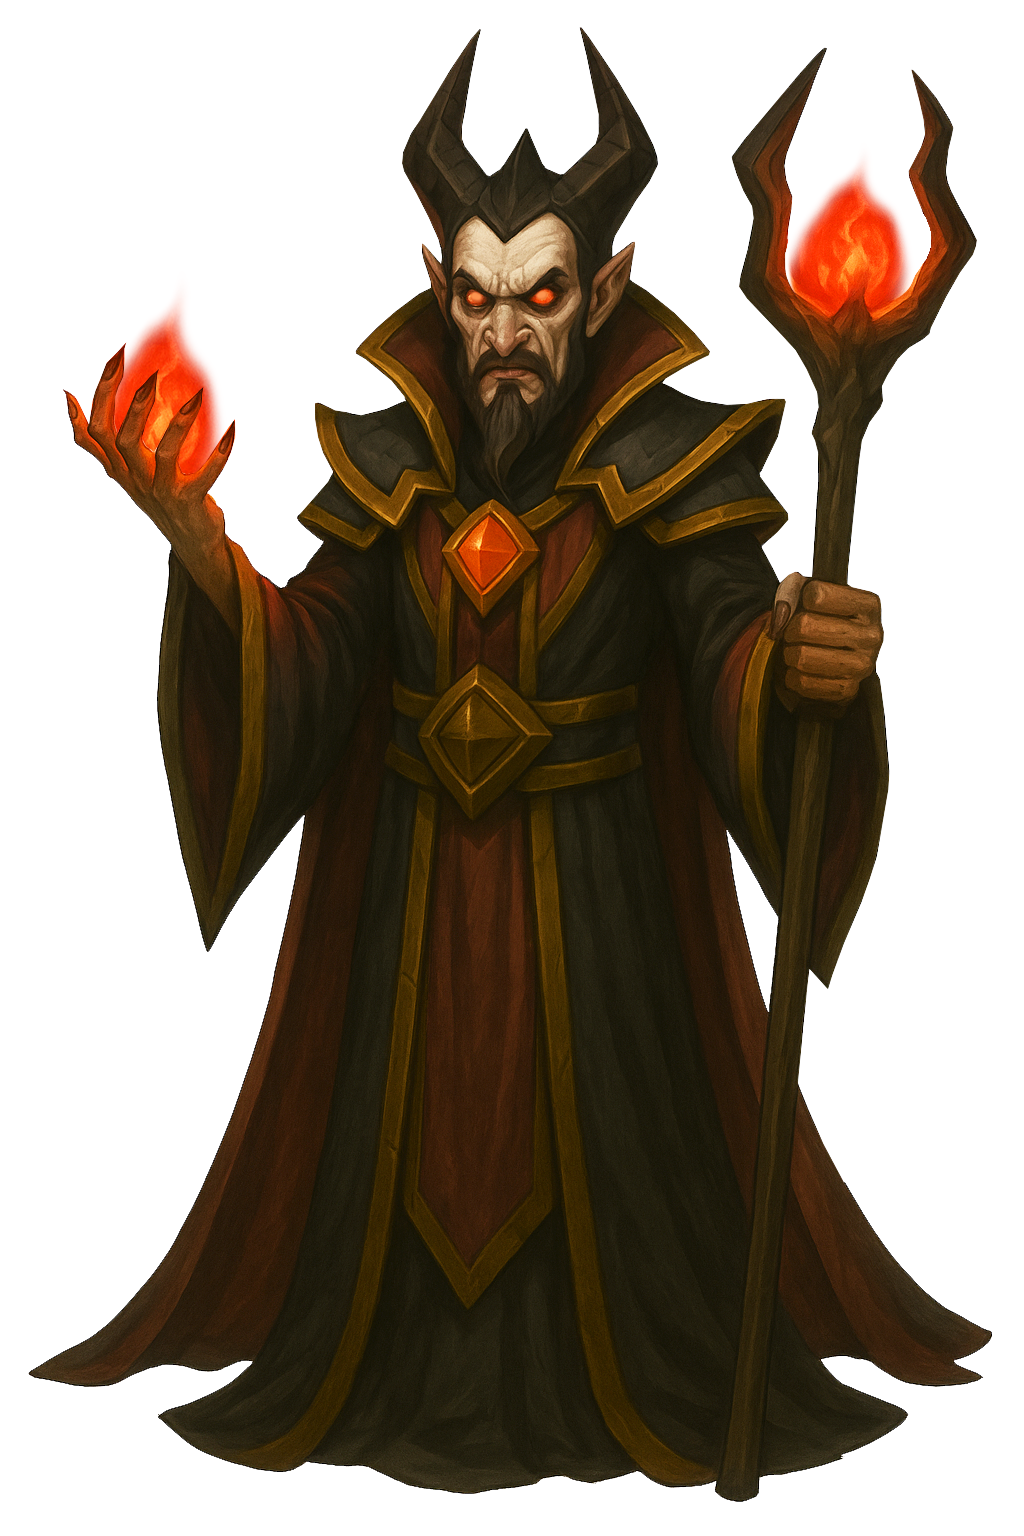
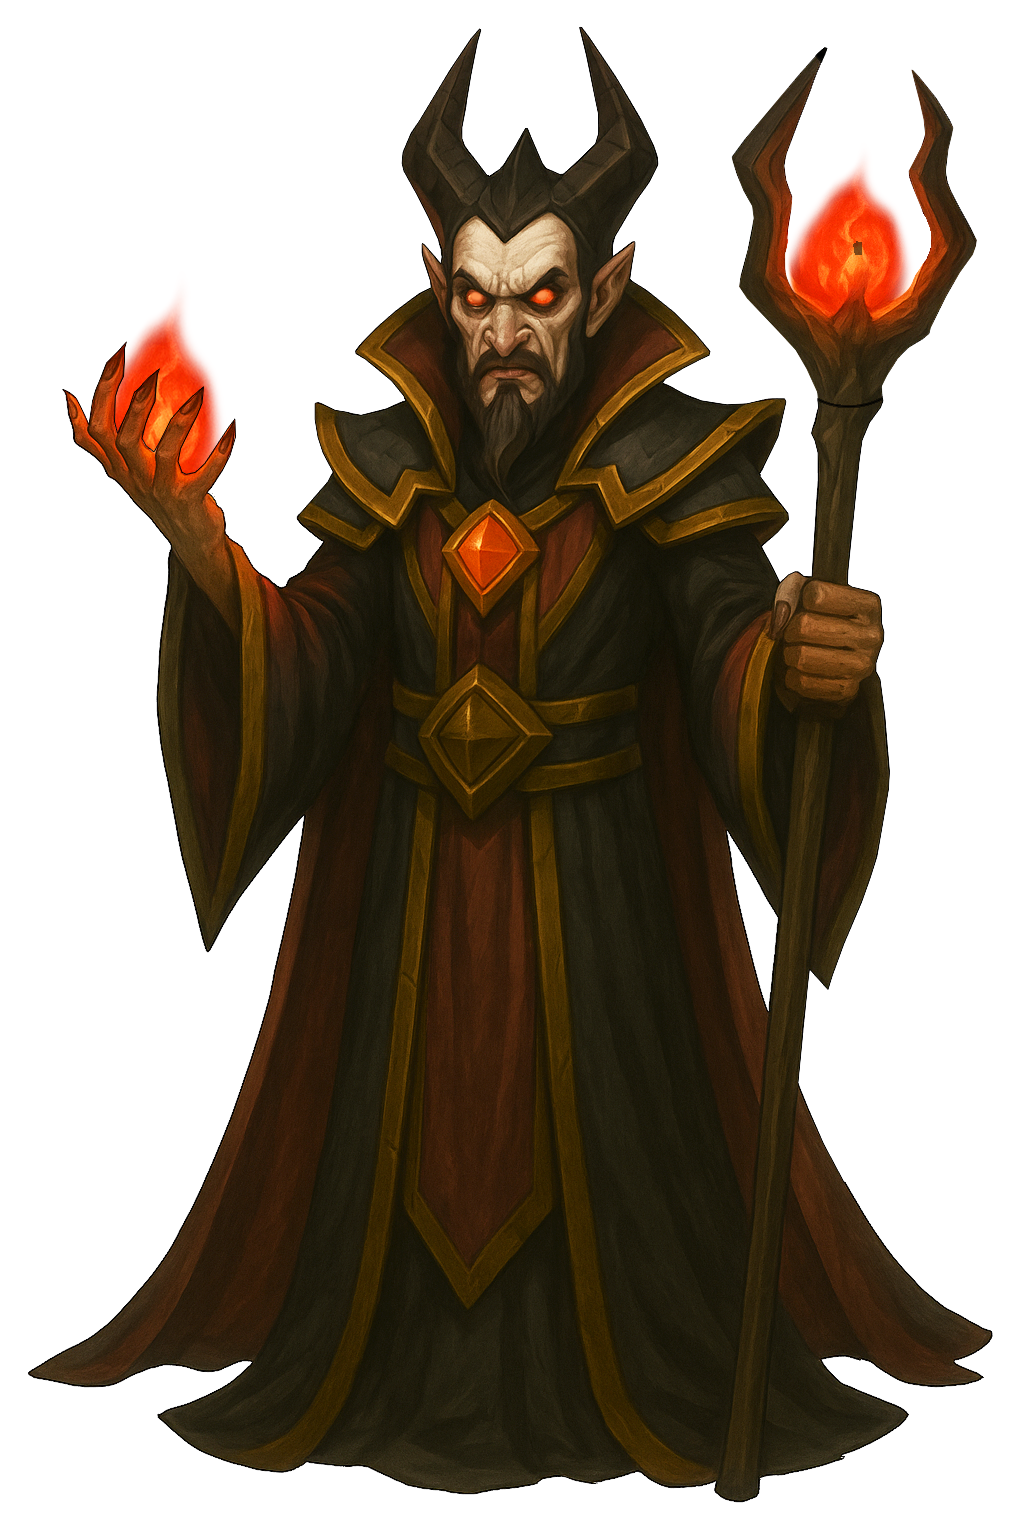
Revision of a layered 1024 × 1536 image; what changed, layer by layer:
added layer "Layer 0 kopiera" above "Layer 0" over [28, 27, 993, 1502]